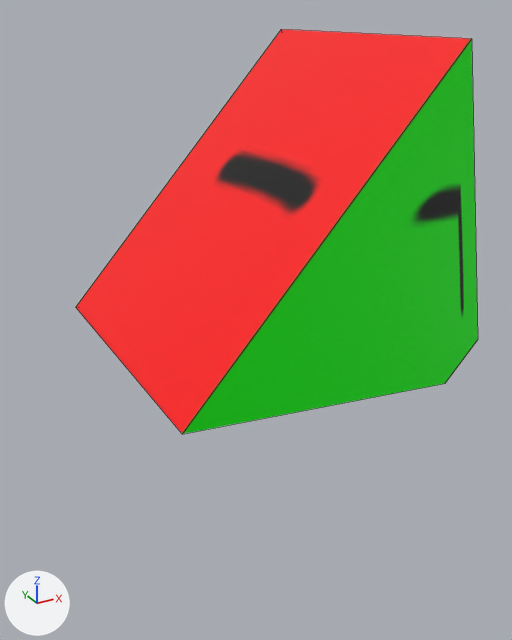
Two versions of the FBX model fbx/BoxAnim.fbx, one commit apart.
Camera for both pictures: a camera (50 mm lens) standing at (-2.19, -3.94, 2.2) and looking at (-0.07, -0.09, 0.28). The lights are fixed; the arrows at lower left show +X, +Y and +Z. Both versions are drawn at frame 27 of the action 'Armature|ArmatureAction'; the numbers are the values there. Mesh edges are drawn as thin lines.

Script lines for the objects in view, before the commit:
```python
me_cube_001 = bpy.data.meshes.new('Cube.001')
me_cube_001.from_pydata(...)  # 8 vertices, 6 faces; spans x -1.01..1.06, y -1.0..1.0, z -0.01..2.06
me_cube_001.materials.append(mat_material)  # picture img_boxanimtexture_png
ob_cube = bpy.data.objects.new('Cube', me_cube_001)
ob_cube.location = (0.0, 0.0, 0.0)
```
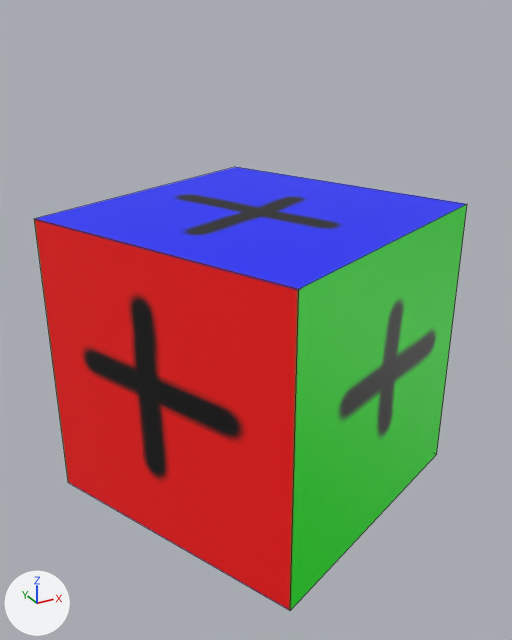
Boxes [x1, y1, x2, y2] around the edits, measured in the pictures (512 x 640 px):
'Cube', reshaped (8% wider, 10% taller)
    before: [76, 29, 478, 434]
    after: [34, 167, 467, 611]

What the commit changed:
me_cube_001 has 8 vertices, 6 faces and spans x -1.01..1.06, y -1.0..1.0, z -0.01..2.06.
me_cube_001 is used by ob_cube; location (0.0, 0.0, 0.0).
Part 1, on me_cube_001:
Vertex 0 of me_cube_001 moves from (-1.01, -1.0, 0.18) at pixel (182, 434) to (0.52, 1.32, -1.0).
Vertex 1 of me_cube_001 moves from (0.71, -1.0, 2.06) at pixel (471, 38) to (0.52, 1.32, 1.0) at pixel (235, 166).
Vertex 2 of me_cube_001 moves from (-1.01, 1.0, 0.16) at pixel (75, 307) to (1.32, -0.52, -1.0) at pixel (436, 454).
Vertex 3 of me_cube_001 moves from (0.75, 1.0, 2.06) at pixel (281, 29) to (1.32, -0.52, 1.0) at pixel (467, 204).
Vertex 4 of me_cube_001 moves from (0.82, -1.0, -0.01) at pixel (445, 383) to (-1.32, 0.52, -1.0) at pixel (68, 482).
Vertex 5 of me_cube_001 moves from (1.06, -1.0, 0.25) at pixel (477, 339) to (-1.32, 0.52, 1.0) at pixel (34, 218).
Vertex 6 of me_cube_001 moves from (0.86, 1.0, 0.0) to (-0.52, -1.32, -1.0) at pixel (290, 610).
Vertex 7 of me_cube_001 moves from (1.06, 1.0, 0.25) to (-0.52, -1.32, 1.0) at pixel (298, 289).
